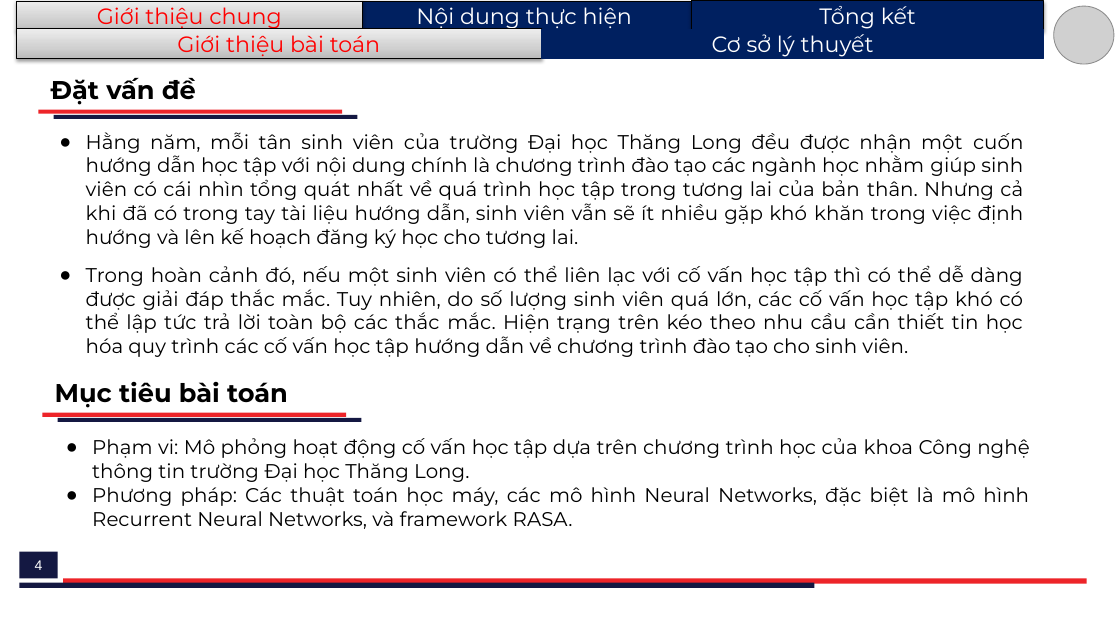
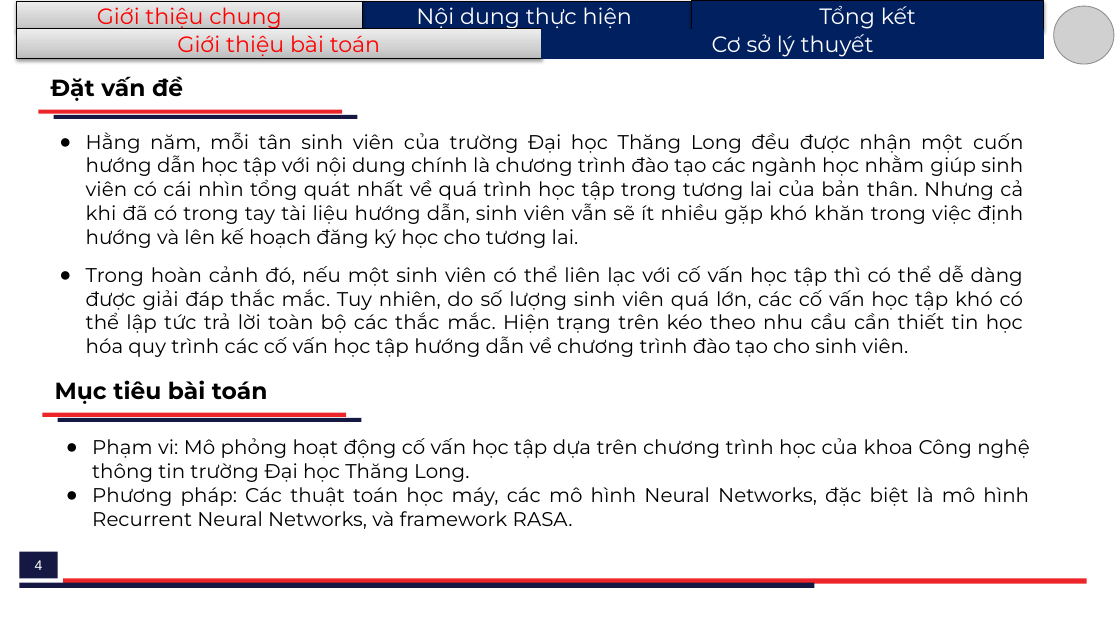
Before and after one commit to H4ll3y/Rasa-Consultant, a slide deck: slide 4 of doc/A37134_LeQuangHuy.pptx. Drawn at 1120x630 pixels with LibreOffice and Linux fonts; fonts in the diff are those of the drawing; grey boxes stand for pictures. Boxes give left, top, right and bottom in pixels: in the first picture for what was removed or moved away, otherwise in the second. Text is boxed around its words. In the diff, an @@ line names an element or a change of style, - is before the commit and + after.

```diff
--- a/doc/A37134_LeQuangHuy.pptx
+++ b/doc/A37134_LeQuangHuy.pptx
@@ text "Đặt vấn đề" at [51, 76, 183, 101]: size 22 to 20 pt @@
@@ text "Mục tiêu bài toán" at [55, 380, 267, 404]: size 22 to 20 pt @@
```
Also in this commit, not shown: 8 other slides changed, 2 other files.
